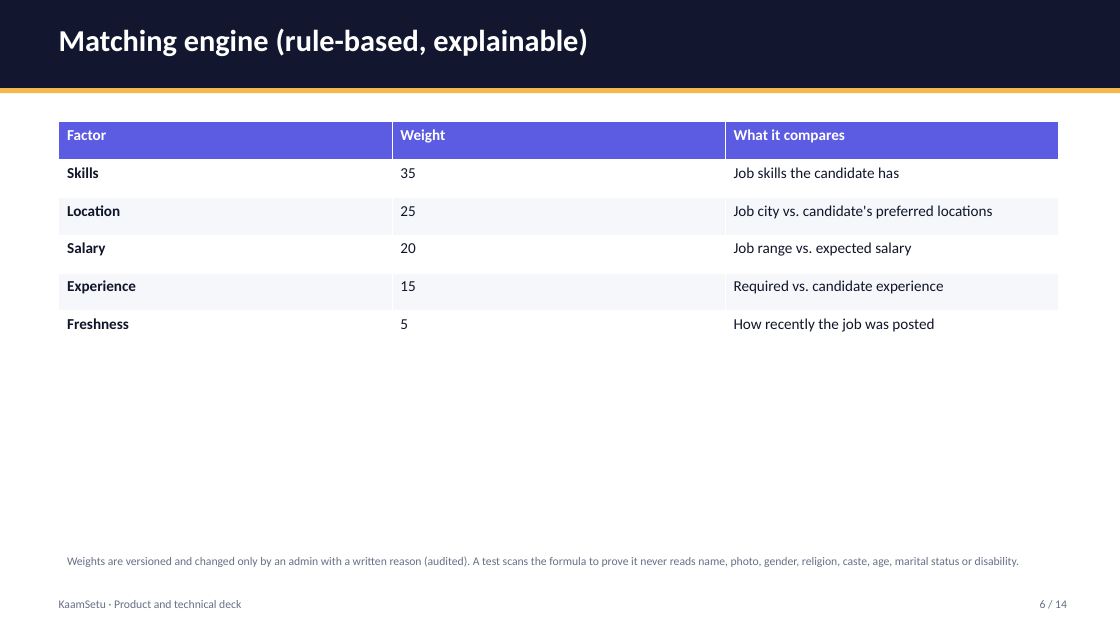
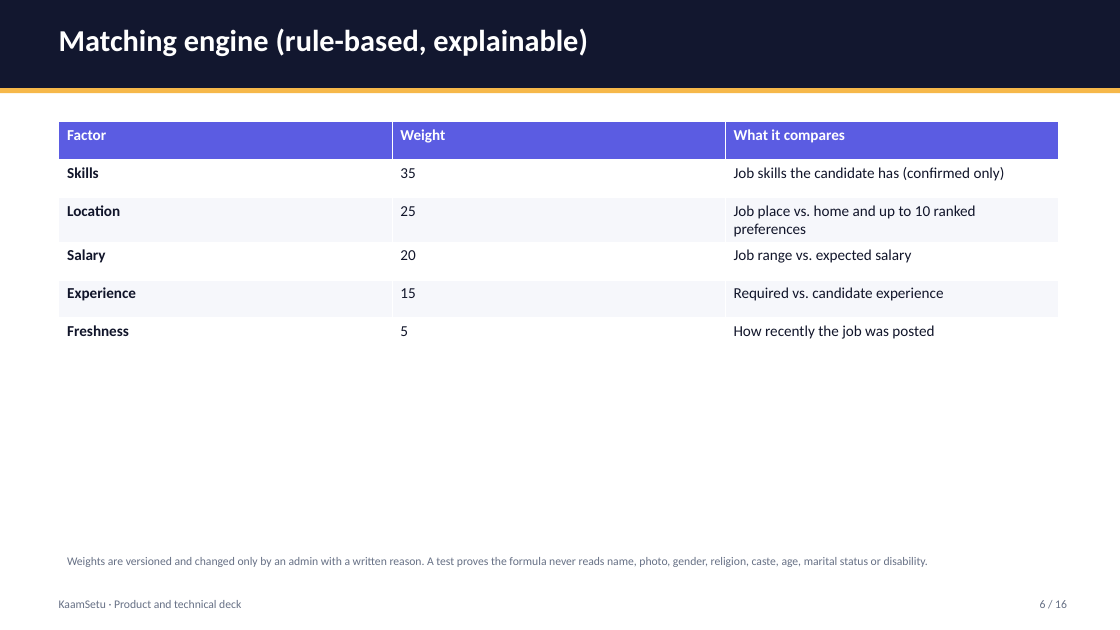
Before and after one commit to Rish866/KaamSetu, a slide deck: slide 6 of docs/decks/KaamSetu-Technical-Deck.pptx. Drawn at 1120x630 pixels with LibreOffice and Linux fonts; fonts in the diff are those of the drawing. Boxes give left, top, right and bottom in pixels: in the first picture for what was removed or moved away, otherwise in the second. Text is boxed around its words. In the diff, an @@ line names an element or a change of style, - is before the commit and + after.

```diff
--- a/docs/decks/KaamSetu-Technical-Deck.pptx
+++ b/docs/decks/KaamSetu-Technical-Deck.pptx
@@ table at box(59, 122, 1060, 349) @@
-row 2, column 3: Job skills the candidate has
+row 2, column 3: Job skills the candidate has (confirmed only)
-row 3, column 3: Job city vs. candidate's preferred locations
+row 3, column 3: Job place vs. home and up to 10 ranked preferences
@@ text at box(67, 557, 928, 567): text changed @@
-Weights are versioned and changed only by an admin with a written reason (audited). A test scans the formula to prove it never reads name, photo, gender, religion, caste, age, marital status or disability.
+Weights are versioned and changed only by an admin with a written reason. A test proves the formula never reads name, photo, gender, religion, caste, age, marital status or disability.
```
Also in this commit, not shown: 10 other slides changed, 4 slides added, 2 slides removed, 15 other files.
